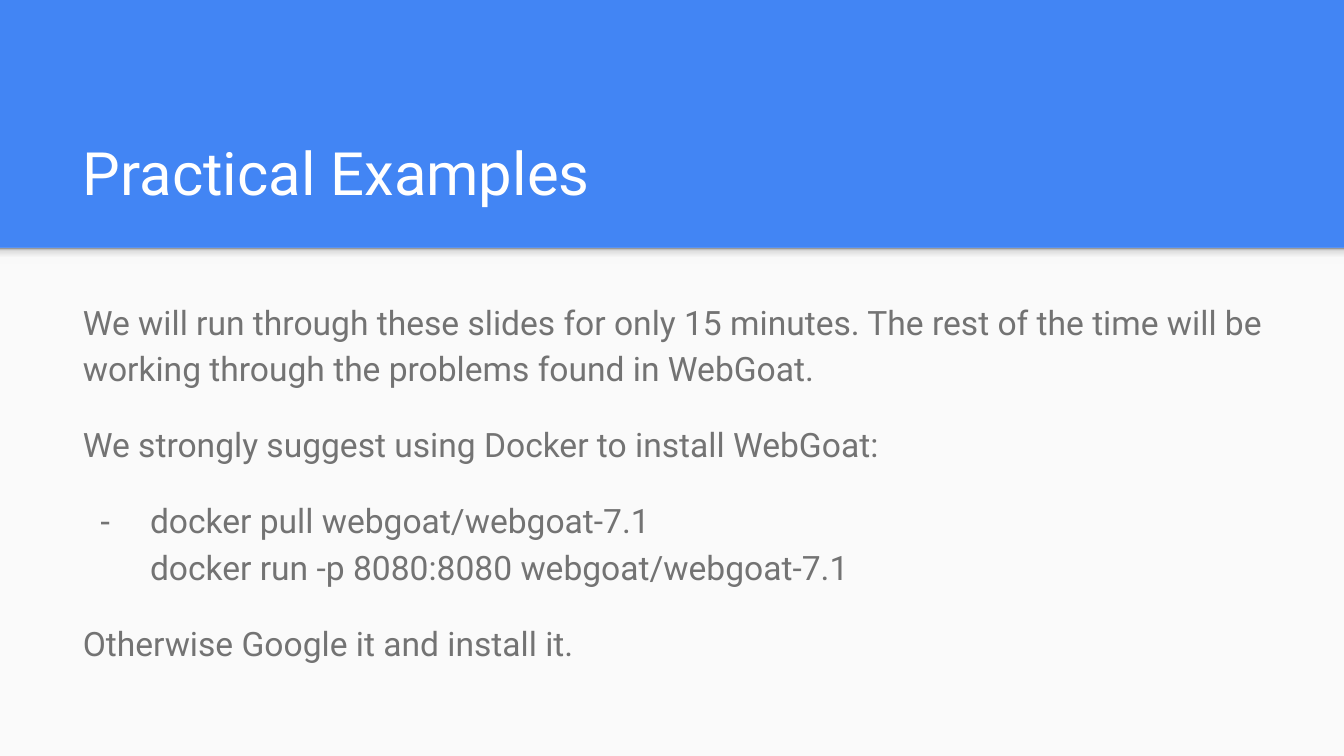
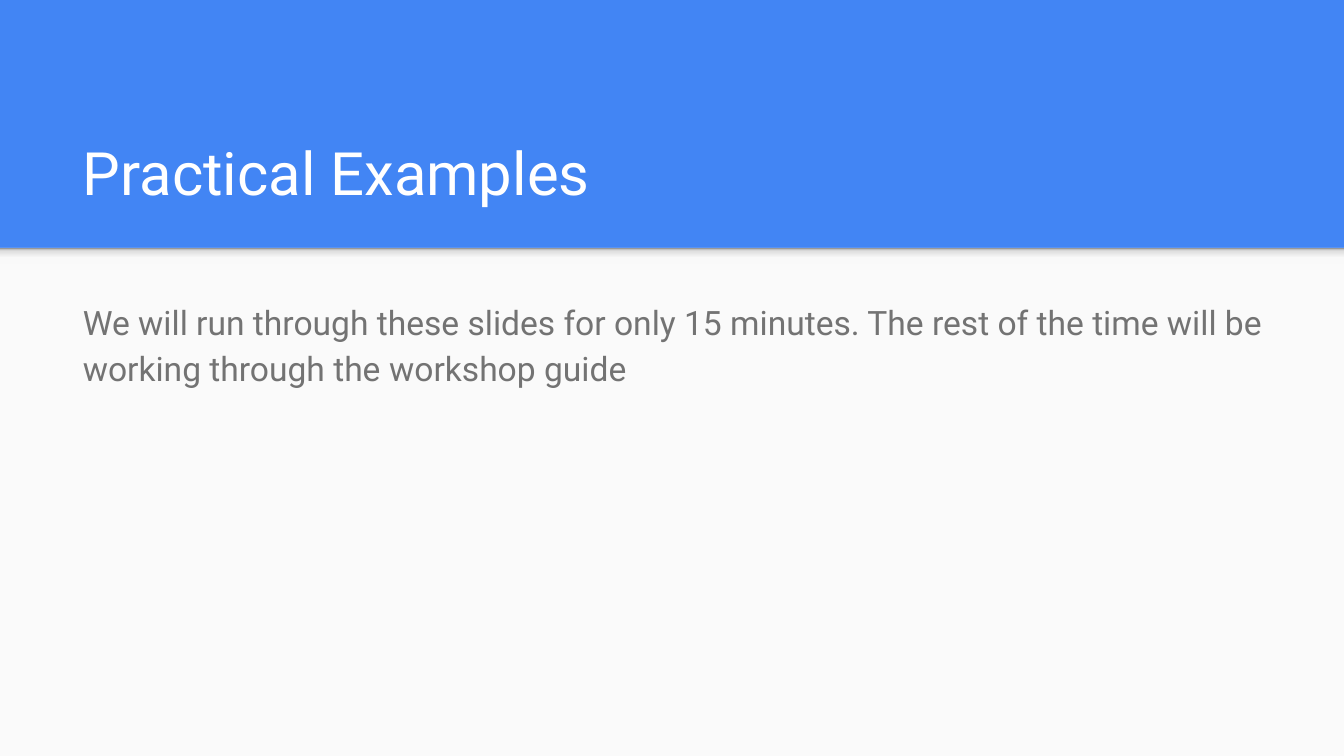
Before and after one commit to umisc/workshops, a slide deck: slide 5 of Workshop_2/Session 2 - SQL Injections.pptx. Drawn at 1344x756 pixels with LibreOffice and Linux fonts; fonts in the diff are those of the drawing. Boxes give left, top, right and bottom in pixels: in the first picture for what was removed or moved away, otherwise in the second. Text is boxed around its words. In the diff, an @@ line names an element or a change of style, - is before the commit and + after.

```diff
--- a/Workshop_2/Session 2 - SQL Injections.pptx
+++ b/Workshop_2/Session 2 - SQL Injections.pptx
@@ text at [83,309,1262,388]: text changed @@
-We will run through these slides for only 15 minutes. The rest of the time will be working through the problems found in WebGoat.
-We strongly suggest using Docker to install WebGoat:
-– docker pull webgoat/webgoat-7.1
-  docker run -p 8080:8080 webgoat/webgoat-7.1
-Otherwise Google it and install it.
+We will run through these slides for only 15 minutes. The rest of the time will be working through the workshop guide
```
Also in this commit, not shown: 2 other slides changed, 1 slide added, 1 slide removed, 3 other files.
